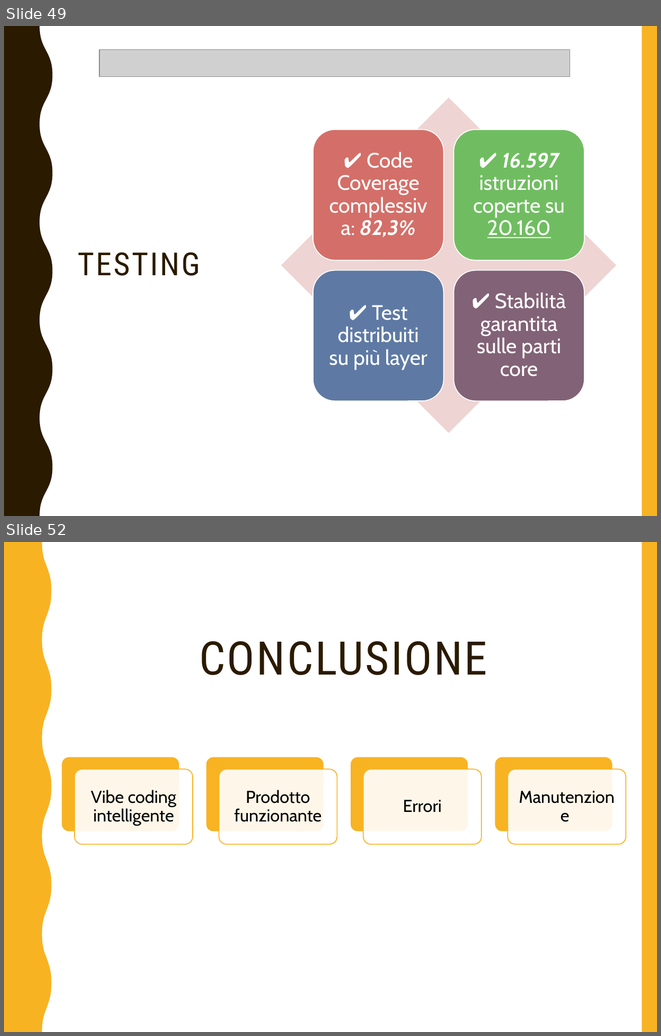
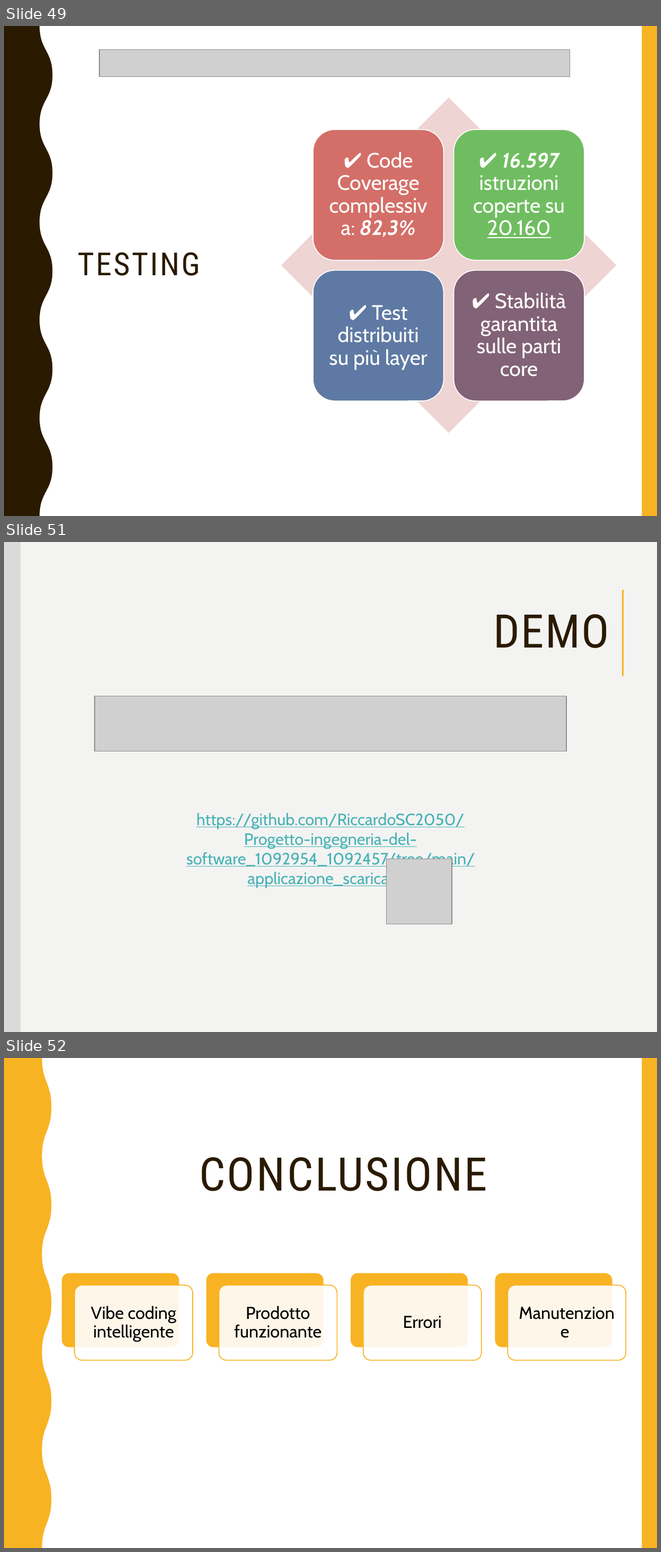
Before and after one commit to RiccardoSC2050/Progetto-ingegneria-del-software_1092954_1092457, a slide deck: presentazione/pw/Presentazione_Progetto_Ingegneria_Software(1).pptx. Shown one above the other, each under a label of ours: slides 49 and 52 before the commit, slides 49, 51 and 52 after it; the slides between them are not shown. The pictures are 661x1036 and 661x1552 pixels, drawn with LibreOffice and Linux fonts; fonts in the diff are those of the drawing; grey boxes stand for pictures. Boxes give left, top, right and bottom in pixels: in the first picture for what was removed or moved away, otherwise in the second. Text is boxed around its words. In the diff, an @@ line names an element or a change of style, - is before the commit and + after.

Commit message:
aggiunto parte demo

```diff
--- a/presentazione/pw/Presentazione_Progetto_Ingegneria_Software(1).pptx
+++ b/presentazione/pw/Presentazione_Progetto_Ingegneria_Software(1).pptx
@@ slide 51 added at (4,542,657,1032), background #F3F3F2; not listed: 2 template elements that a slide beside it also shows @@
@@ rectangle added at (4,542,657,1032), fill #F3F3F2 @@
@@ rectangle added at (4,542,20,1032), fill #000000 at 10% opacity @@
@@ line added from (623, 590) to (623, 676), #F8B323 1.75 pt @@
@@ title added at (493,614,609,648), 51 pt, text #2A1A00 @@
+DEMO
@@ picture added at (95,696,567,751) @@
@@ text added at (186,813,475,888), 18 pt, text #46B2B5, underline @@
+https://github.com/RiccardoSC2050/Progetto-ingegneria-del-software_1092954_1092457/tree/main/applicazione_scaricabile
@@ picture added at (387,859,452,924) @@
```
Also in this commit, not shown: 1 slide removed.
